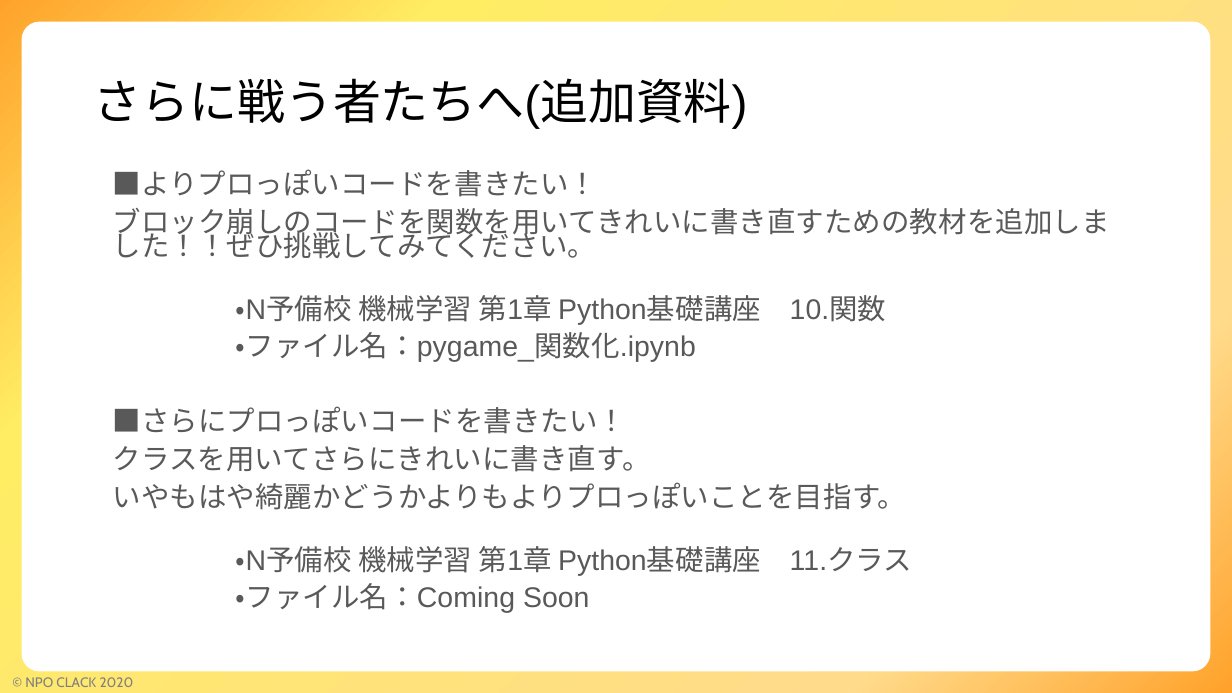
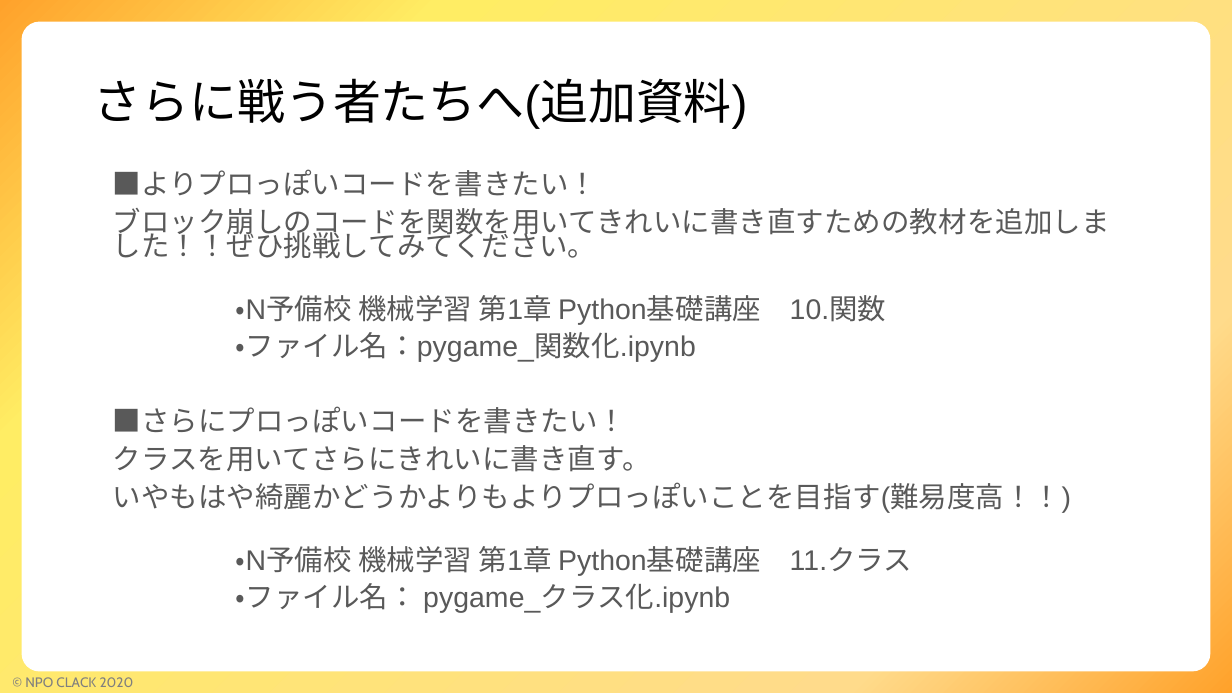
Before and after one commit to npo-clack/pygame, a slide deck: slide 10 of ゲームコース説明.pptx. Drawn at 1232x693 pixels with LibreOffice and Linux fonts; fonts in the diff are those of the drawing; background and template pictures are left out. Boxes give left, top, right and bottom in pixels: in the first picture for what was removed or moved away, otherwise in the second. Text is boxed around its words. In the diff, an @@ line names an element or a change of style, - is before the commit and + after.

Commit message:
説明追記

```diff
--- a/ゲームコース説明.pptx
+++ b/ゲームコース説明.pptx
@@ text at (113, 482, 1071, 513): text changed @@
-いやもはや綺麗かどうかよりもよりプロっぽいことを目指す。
+いやもはや綺麗かどうかよりもよりプロっぽいことを目指す(難易度高！！)
@@ text at (236, 583, 730, 613): text changed @@
-・ファイル名：Coming Soon
+・ファイル名： pygame_クラス化.ipynb
```
